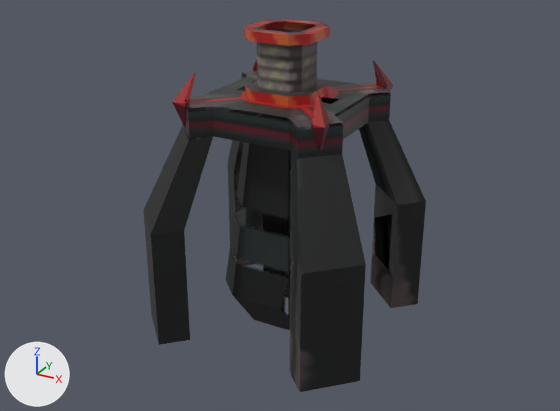
The FBX model Assets/3DAssets/B_Iron_Mine.fbx: old version first, new version second.
The view is the same before and after, from a 50 mm camera at (0.909, -1.689, 1.165) aimed at (-0.002, -0.032, 0.336). Arrows for +X, +Y and +Z are at lower left; the lights stay in place. Where no turn or scale is listed for an object, it has been applied to the vertices.

Objects in the first picture: 'B_Iron_Mine_Factory', 'B_Mithril_Factory_Spike'.
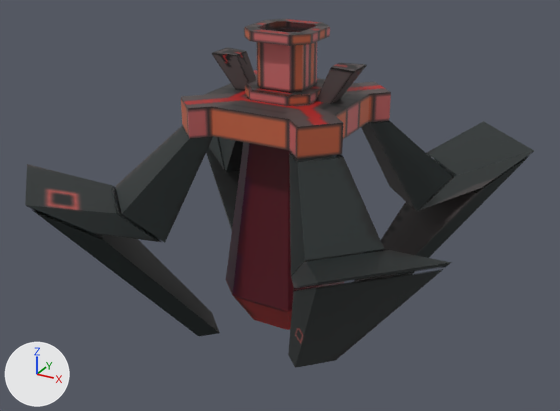
Location of each change, (x1, y1, x2, y2) in pixels of the pictures (560 x 411 px; the box of a moved part takes in the faces that stretch with it):
'B_Iron_Mine_Factory', reshaped (80% wider, 6% shorter)
    before: (143, 19, 426, 392)
    after: (25, 19, 534, 368)
'B_Mithril_Factory_Spike', deleted (red)
    before: (172, 59, 393, 153)
part 1 of me_cylinder_007, moved or reshaped
    before: (143, 109, 426, 392)
    after: (25, 121, 534, 368)
part 2 of me_cylinder_007, surface changed
    both: (182, 71, 391, 159)
part 3 of me_cylinder_007, recoloured
    both: (244, 19, 330, 106)

What changed in the scene script:
```text
Add img_ironminefacto_uv_png:
    img_ironminefacto_uv_png = load_image('ironminefacto_uv.png', '_unpacked/ironminefacto_uv.png', 256, 256, 'sRGB')
Add mat_iron_mine_tex:
    mat_iron_mine_tex = principled_material('Iron_mine_tex')
    mat_iron_mine_tex.texture = img_ironminefacto_uv_png  # with its transparency
Change me_cylinder_007:
    used by ob_b_iron_mine_factory; location = (0.0, 0.0, 0.0)
    remove me_cylinder_007.from_pydata(...)  # 240 vertices, 228 faces; spans x -0.32..0.32, y -0.32..0.32, z 0.0..0.802
    add me_cylinder_007.from_pydata(...)  # 240 vertices, 224 faces; spans x -0.558..0.558, y -0.559..0.559, z -0.009..0.802
    me_cylinder_007 part 1
    8 vertices are removed from x -0.32..0.32, y -0.32..0.32, z 0.108
    64 faces are deleted
    40 vertices move from x -0.32..0.32, y -0.32..0.32, z 0.0..0.324 to x -0.454..0.454, y -0.456..0.456, z -0.009..0.394
    8 vertices are added at x -0.558..0.558, y -0.559..0.559, z 0.463
    60 new faces join them
    me_cylinder_007 part 2: 152 kept faces spanning x -0.454..0.454, y -0.456..0.456, z -0.009..0.802 get new texture (UV) coordinates
    me_cylinder_007 part 3: 200 faces spanning x -0.454..0.454, y -0.456..0.456, z -0.009..0.802 switch from mat_material (picture img_b_mithril_factory_uv_png) to mat_iron_mine_tex (picture img_ironminefacto_uv_png)
Remove ob_b_mithril_factory_spike:
    ob_b_mithril_factory_spike = bpy.data.objects.new('B_Mithril_Factory_Spike', me_cube_003)
    ob_b_mithril_factory_spike.location = (0.0, 0.0, 0.0)
```
